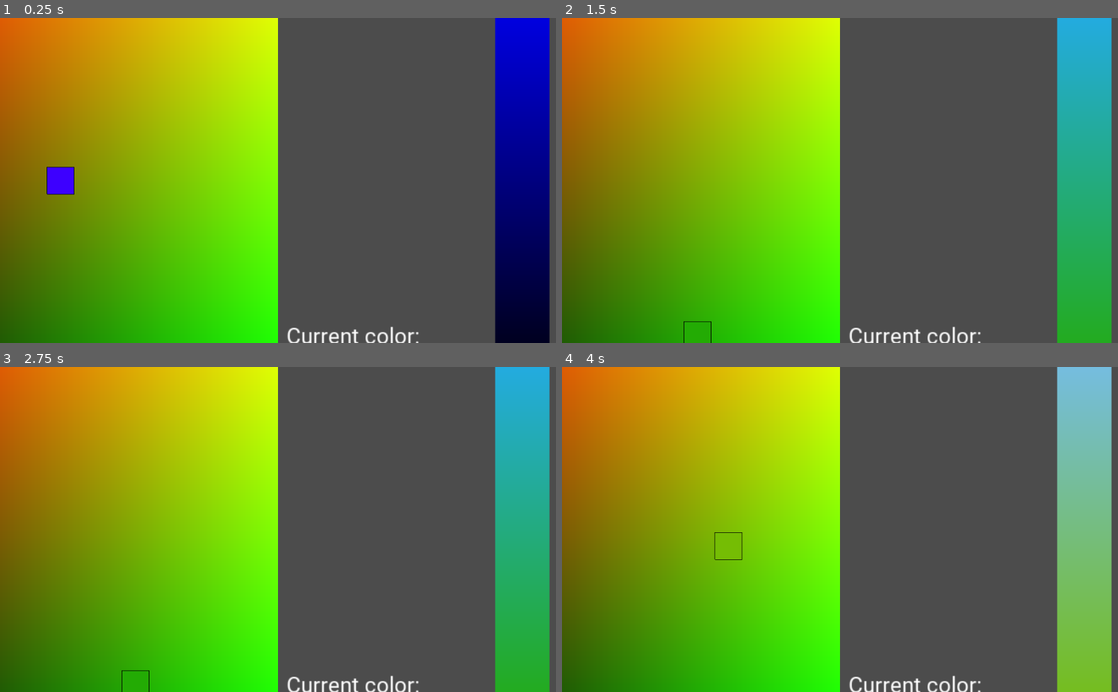
Above: before the commit, frames 1-4 (two rows, left to right).
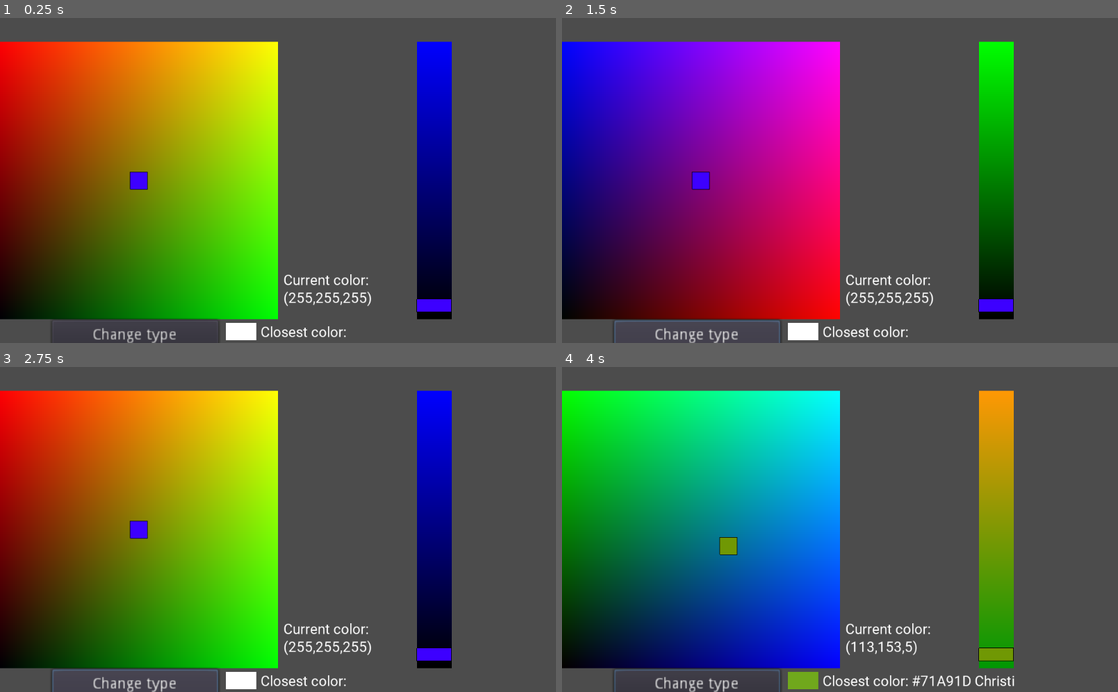
Above: after the commit, the same moments.

Repository: AntonBogun/Fancy-Color-Picker
Game: Godot game, scene res://Bruh.tscn
Same seed, same stepped clock (60 frames per second), same inputs: the game is played once before the commit and once after it.
Inputs (mouse positions are in pixels of both pictures, inside the frame that each line leads up to):
- Up to frame 1 (0.25 s): no input
- Up to frame 2 (1.5 s): click (695, 336) at 0.5 s, where only the run after the commit has a clickable "Change type"; click (695, 336) at 1.25 s, where only the run after the commit has a clickable "Change type"
- Up to frame 3 (2.75 s): click (133, 685) at 2 s, where only the run after the commit has a clickable "Change type"
- Up to frame 4 (4 s): tap Enter (ui_accept) at 2.75, 3.02, 3.5, 3.77 s; move the mouse to (962, 513) at 2.77 s; press the mouse at (962, 513) at 2.78 s; move the mouse to (728, 545) at 3.52 s; release the mouse at (728, 545) at 3.53 s; click (728, 545) at 3.6 s

The runs differ from the first frame. In frame 1, 60% of the frame differs, in the area x 0-99%, y 0-100%; in frame 2, 66%; in frame 3, 60%; in frame 4, 66%.

Commit message:
Divide works

Diff:
--- a/2dcolor.gd
+++ b/2dcolor.gd
@@ -16,9 +16,9 @@
 	material.set_shader_param("zoom",1/get_node("..").zoom.x);
 	$Button.connect("pressed",self,"_update")
 
-	print(-1%3)
 
-
+	print("huetest")
+	print(7/2)
 
 
 
--- a/Bruh.tscn
+++ b/Bruh.tscn
@@ -7,6 +7,7 @@
 [ext_resource path="res://colorpick.gd" type="Script" id=5]
 [ext_resource path="res://VSlider.gd" type="Script" id=6]
 [ext_resource path="res://Fonts/Roboto/ControlsRoboto.tres" type="DynamicFont" id=7]
+[ext_resource path="res://testloldeletelater.gd" type="Script" id=8]
 
 [sub_resource type="ShaderMaterial" id=1]
 
@@ -14,7 +15,7 @@
 
 [node name="Camera2D" type="Camera2D" parent="."]
 current = true
-zoom = Vector2( 0.32, 0.32 )
+zoom = Vector2( 0.5, 0.5 )
 
 [node name="HUE" type="Polygon2D" parent="Camera2D"]
 material = ExtResource( 2 )
@@ -96,3 +97,8 @@
 color = Color( 0, 0, 0, 0.239216 )
 offset = Vector2( 125, 0 )
 polygon = PoolVector2Array( -128, -128, 0, -128, 0, 0, 1, 0, 1, -128, 30, -128, 30, 30, 0, 30, -128, 30 )
+
+[node name="testlol" type="Polygon2D" parent="."]
+scale = Vector2( 25, 25 )
+polygon = PoolVector2Array( 7.4, -8.5, 4.1, -0.4, 12.6, -0.9 )
+script = ExtResource( 8 )
--- a/Influence.gd
+++ b/Influence.gd
@@ -44,7 +44,7 @@
 func f(x,type=0,cent=Vector2()):
 	var k
 	if type==1:
-		match (x-cent)/abs((x-cent).x):
+		match (x-cent)/max(abs((x-cent).x),abs((x-cent).y)):
 			Vector2(-1,-1):
 				k=1
 			Vector2(0,-1):
@@ -160,25 +160,42 @@
 
 func divid(finalarr,_size):
 	var temparr=[]
-	var size = (_size-1)/2
+	var size = (ceil(float(_size/3))-1)+1
 	for i in range(finalarr.size()):
-		var _x=finalarr[(i-1)%finalarr.size()]
+		var _x=finalarr[mod((i-1),finalarr.size())]
 		var _y=finalarr[(i+1)%finalarr.size()]
 		var cent=finalarr[i]
 		var x = f(_x,1,cent)
-		var y = (f(_y,1,cent)-x)%8
-		var k = (floor((x%2+1)/2)+1)*2-1
+		var diff=floor(float(x/2))*2
+		var y = mod(int(f(_y,1,cent)-diff),8)
+		if y==0:
+			print(str(y)+" sus "+str(f(_y,1,cent)))
+
+
+
+		var k = 2
+
 		#k=(k%8)*float(k>8)+float(k<=8)*k
 		var first=1
+
+
 		while k<y:
-			var _k=f(k+1+(x%2*2))*_size
+			var _k=f(int(k+diff-1)%8+1)*size
 			if(first==1):
 				first=0
-				temparr.append(Vector2(_k.y+cent.x,-_k.x+cent.y))
+				temparr.append(Vector2(_k.y+_k.x+cent.x,-_k.x+_k.y+cent.y))
 			temparr.append(_k+cent)
-			temparr.append(Vector2(-_k.y+cent.x,_k.x+cent.y))
+			temparr.append(Vector2(-_k.y+_k.x+cent.x,_k.x+_k.y+cent.y))
+			#print(str(_k)+" imposter "+str(k)+", sus =" + str(i))
+			if i==2:
+				pass
 			k+=2
-		if i==2:
-			pass
+		if(i==2):
+
+			continue
+
 
 	return temparr
+
+func mod(x,y):
+	return (x%y)*int(x>=0)+((x%y) + y)*int(x<0)
--- /dev/null
+++ b/testloldeletelater.gd
@@ -0,0 +1,18 @@
+extends Polygon2D
+
+
+# Declare member variables here. Examples:
+# var a = 2
+# var b = "text"
+
+
+# Called when the node enters the scene tree for the first time.
+func _ready():
+	polygon=[Vector2(-1, 1), Vector2(-1, 0), Vector2(-1, -1), Vector2(0, -1), Vector2(1, -1), Vector2(1, 0), Vector2(1, 1), Vector2(-1, 7), Vector2(-1, 6), Vector2(-1, 5), Vector2(0, 5), Vector2(1, 5), Vector2(-2, 4), Vector2(-3, 4), Vector2(-4, 4), Vector2(-4, 3), Vector2(-4, 2), Vector2(-3, 2), Vector2(-2, 2)]
+	#polygon=[Vector2(-1,1),Vector2(1,1),Vector2(0,-1)]
+	pass # Replace with function body.
+
+
+# Called every frame. 'delta' is the elapsed time since the previous frame.
+#func _process(delta):
+#	pass
Not shown: 1 places in Bruh.tscn that only renumber resources
